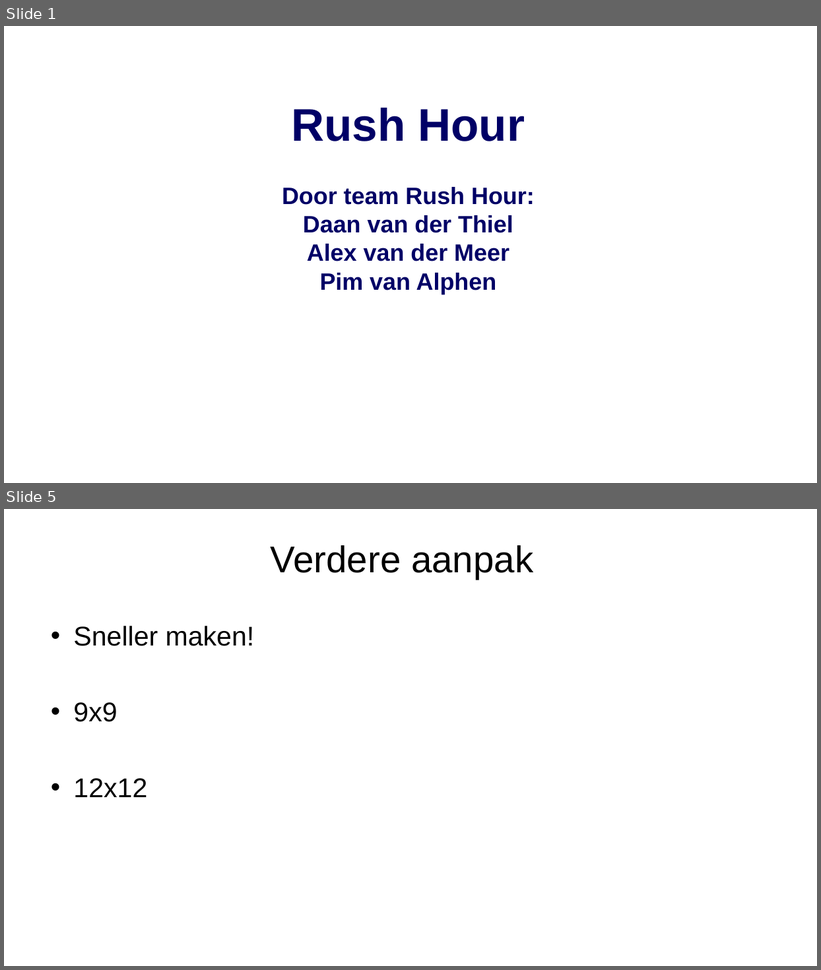
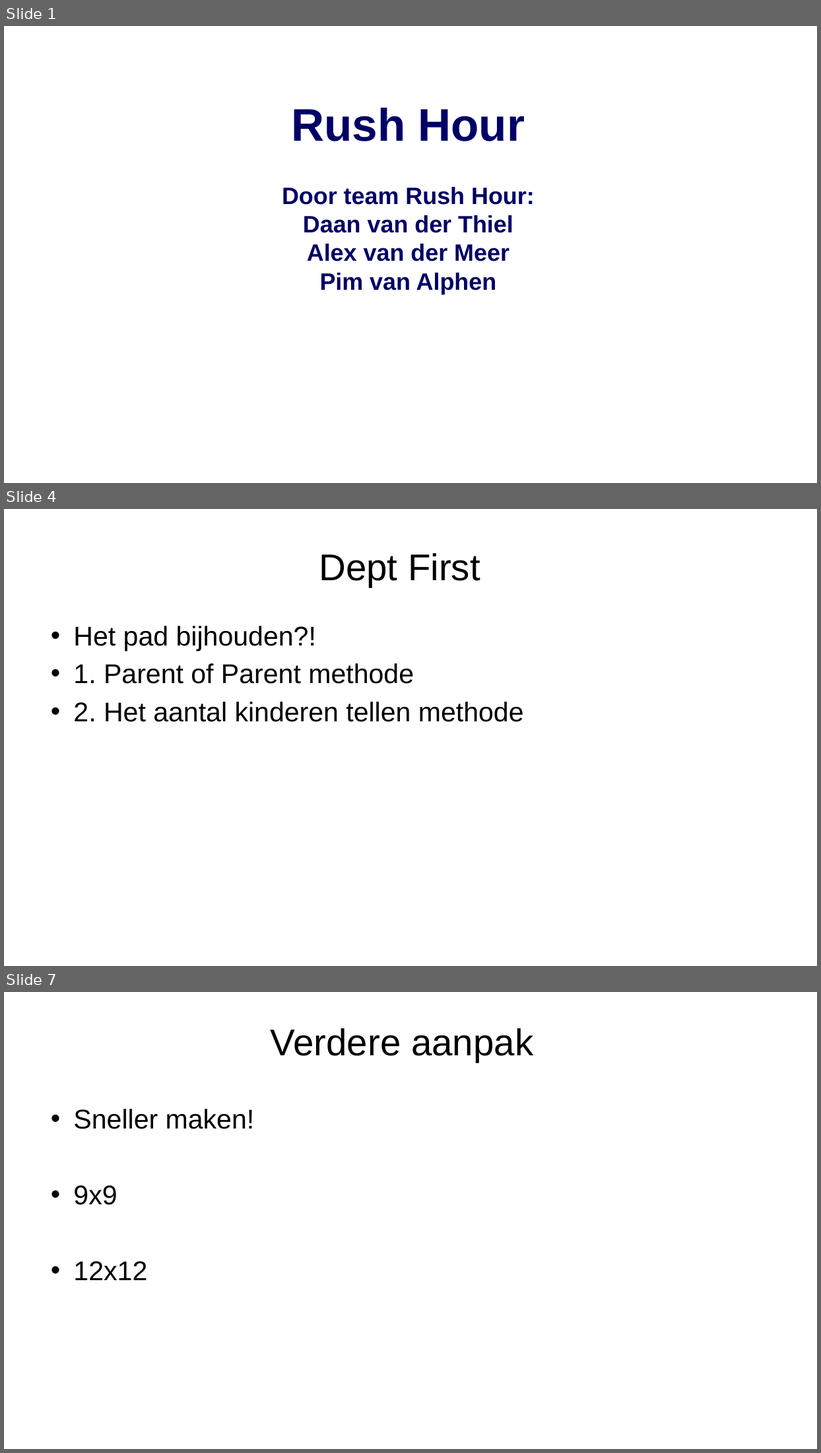
Before and after one commit to A-meerdervan/RushHourGit, a slide deck: Gezamenlijk/presentatie week 4, team rush hour.pptx. Shown one above the other, each under a label of ours: slides 1 and 5 before the commit, slides 1, 4 and 7 after it; the slides between them are not shown. The pictures are 821x970 and 821x1453 pixels, drawn with LibreOffice and Linux fonts; fonts in the diff are those of the drawing; background and template pictures are left out. Boxes give left, top, right and bottom in pixels: in the first picture for what was removed or moved away, otherwise in the second. Text is boxed around its words. In the diff, an @@ line names an element or a change of style, - is before the commit and + after.

```diff
--- a/Gezamenlijk/presentatie week 4, team rush hour.pptx
+++ b/Gezamenlijk/presentatie week 4, team rush hour.pptx
@@ slide 4 added at (4,509,817,966), background picture (left out) @@
@@ title added at (319,553,481,587), 44 pt, text #000000 @@
+Dept First
@@ text added at (73,626,524,722), 32 pt, text #000000 @@
+• Het pad bijhouden?!
+• 1. Parent of Parent methode
+• 2. Het aantal kinderen tellen methode
@@ what was slide 5 is now slide 7 @@
```
Also in this commit, not shown: 5 slides changed, 2 other slides added, 1 slide removed, 10 other files.
